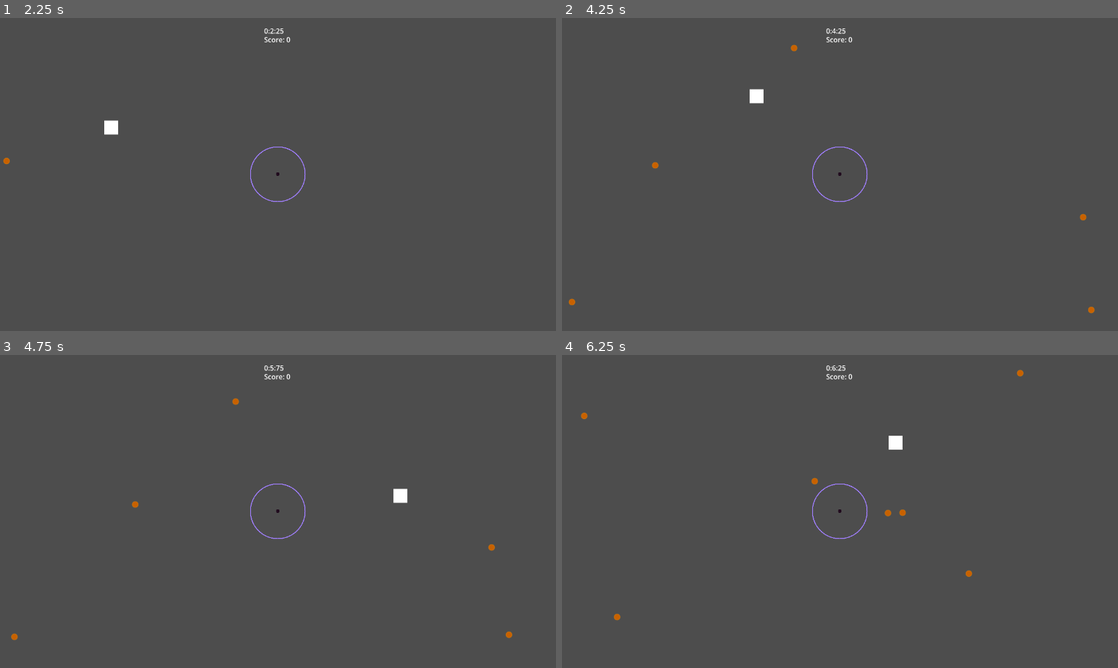
Above: before the commit, frames 1-4 (two rows, left to right).
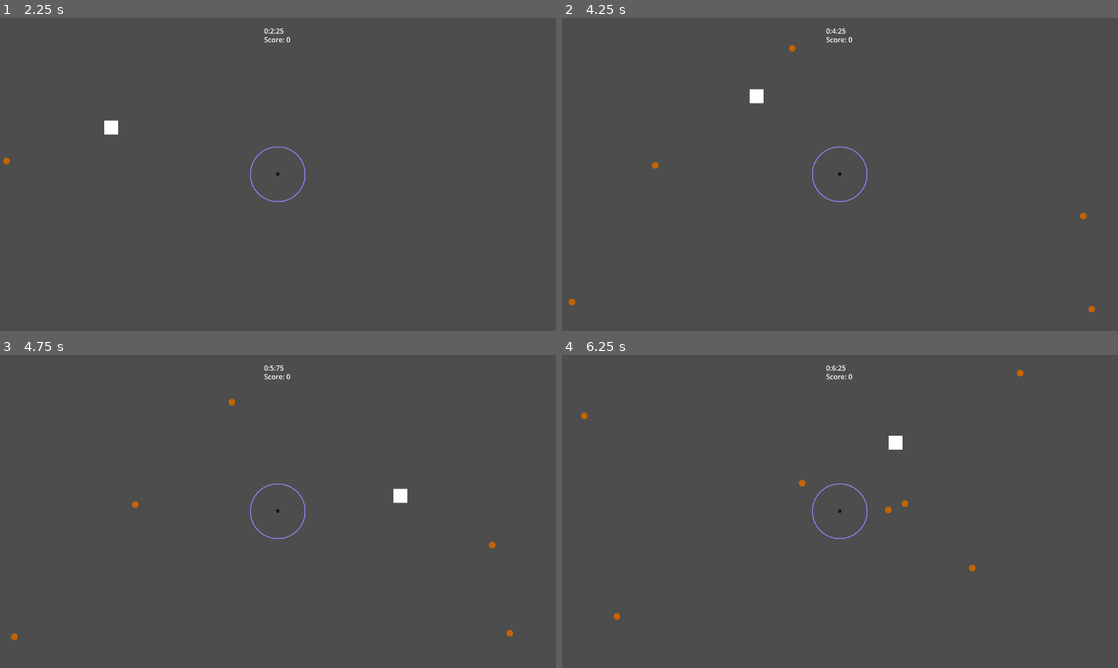
Above: after the commit, the same moments.

Repository: ArjanBroos/GMTK-2025
Game: Godot game, scene res://levels/main_level.tscn
Two runs of this game, one before a commit and one after it. Both use one fixed random seed, a clock stepped at 60 frames per second and the inputs below.
Inputs (mouse positions are in pixels of both pictures, inside the frame that each line leads up to):
- Up to frame 1 (2.25 s): tap Enter at 0.5, 2 s; move the mouse to (250, 237) at 0.52 s; tap Space at 0.77, 1.25, 1.52 s; move the mouse to (444, 221) at 1.27 s; move the mouse to (111, 127) at 2.02 s
- Up to frame 2 (4.25 s): move the mouse to (867, 174) at 2.77 s; tap Space at 3.02, 3.5, 3.77 s; move the mouse to (756, 96) at 3.52 s
- Up to frame 3 (4.75 s): move the mouse to (400, 495) at 4.27 s; tap Space at 4.52 s
- Up to frame 4 (6.25 s): move the mouse to (728, 527) at 5.02 s; move the mouse to (895, 442) at 5.77 s; tap Space at 6.02 s

Frame 1 is identical in both runs. In frame 2, less than 0.1% of the frame differs, in the area x 40-96%, y 8-95%; in frame 3, less than 0.1%; in frame 4, 0.2%, in the area x 9-75%, y 39-85%.

Commit message:
Tweak gameplay for increased fun
Decreased collision shape of asteroid, and massively increased gravity well pull

Diff:
--- a/asteroids/asteroid.tscn
+++ b/asteroids/asteroid.tscn
@@ -5,6 +5,7 @@
 [ext_resource type="Script" uid="uid://da5llttdmsvw4" path="res://components/hit_box.gd" id="3_5s5pr"]
 
 [sub_resource type="CircleShape2D" id="CircleShape2D_fn3cv"]
+radius = 2.0
 
 [sub_resource type="CircleShape2D" id="CircleShape2D_cp6py"]
 radius = 6.0
--- a/asteroids/spawner.gd
+++ b/asteroids/spawner.gd
@@ -1,7 +1,7 @@
 extends Node2D
 class_name Spawner
 
-const POSITION_NOISE: float = 50.0
+const POSITION_NOISE: float = 100.0
 
 var spawn_timer: Timer
 var asteroid_scene = preload("res://asteroids/asteroid.tscn")
--- a/levels/main_level.tscn
+++ b/levels/main_level.tscn
@@ -27,7 +27,7 @@
 
 [node name="GravityWell" parent="." instance=ExtResource("3_ldao0")]
 position = Vector2(640, 360)
-pullFactor = 1500.0
+pullFactor = 2500.0
 
 [node name="TopSpawner" parent="." node_paths=PackedStringArray("spawn_area") instance=ExtResource("4_55n5f")]
 position = Vector2(116, -172)
